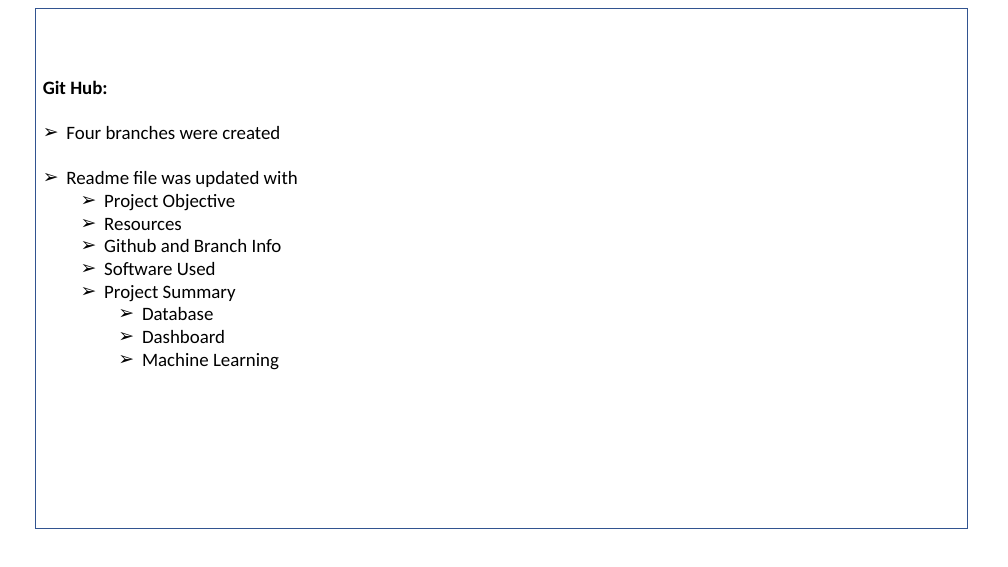
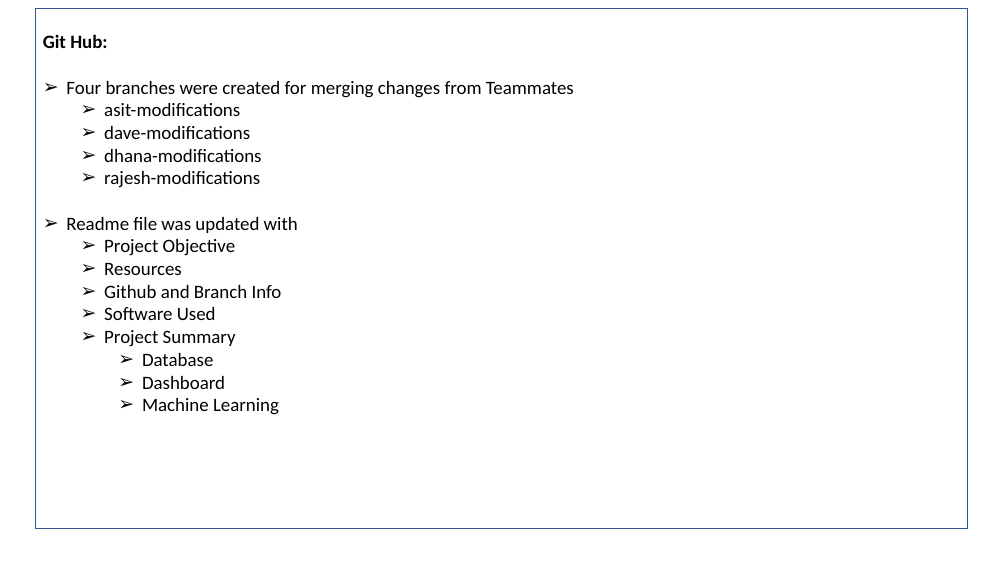
Before and after one commit to asitkumar26/nba-player-analytics, a slide deck: slide 19 of Presentation/NBA Player Analytics- Week 2 Deliverables.pptx. Drawn at 1008x567 pixels with LibreOffice and Linux fonts; fonts in the diff are those of the drawing. Boxes give left, top, right and bottom in pixels: in the first picture for what was removed or moved away, otherwise in the second. Text is boxed around its words. In the diff, an @@ line names an element or a change of style, - is before the commit and + after.

Commit message:
update presentation

```diff
--- a/Presentation/NBA Player Analytics- Week 2 Deliverables.pptx
+++ b/Presentation/NBA Player Analytics- Week 2 Deliverables.pptx
@@ text in rectangle at bbox=[66, 81, 574, 188]: text changed @@
-➢ Four branches were created
+➢ Four branches were created for merging changes from Teammates
+  ➢ asit-modifications
+  ➢ dave-modifications
+  ➢ dhana-modifications
+  ➢ rajesh-modifications
```
Also in this commit, not shown: 1 other slide changed, 1 other file.
